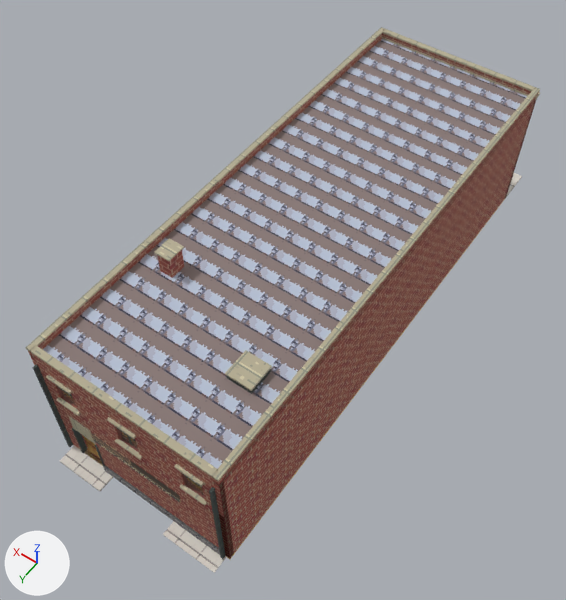
One commit to the glTF model prototypes/five-and-dime/marlow-1925-mid.glb: the scene before it, then after it.
Camera for both pictures: a 50 mm camera at (-14.2, 36.8, 34.8) aimed at (0.4, 16.4, 2.7). The axes (+X, +Y, +Z) are drawn at lower left. The lights are the same throughout. The picture after the commit comes second. Objects named as collision shapes, trigger or cutter boxes, shadow casters or lower levels of detail are left out. Where no turn or scale is listed for an object, it has been applied to the vertices. Vertices at exactly the same position are counted once.

The older version as bpy lines, for what is in view:
```python
mat_roof_built_up = principled_material('roof_built_up')
mat_roof_built_up.texture = img_tar
mat_roof_built_up.roughness = 0.96
me_brick_roof_parapet = bpy.data.meshes.new('Brick roof parapet')
me_brick_roof_parapet.from_pydata(...)  # 96 vertices, 156 faces; spans x -5.0..5.0, y -0.2..28.0, z 7.4..9.0
me_brick_roof_parapet.materials.append(mat_wall_brick)  # picture img_brick
me_continuous_roof_deck = bpy.data.meshes.new('Continuous roof deck')
me_continuous_roof_deck.from_pydata(...)  # a box spanning x -4.9..4.9, y 0.1..27.9, z 7.6..7.8
me_continuous_roof_deck.materials.append(mat_roof_built_up)  # picture img_tar
me_rear_roof_scuttle = bpy.data.meshes.new('Rear roof scuttle')
me_rear_roof_scuttle.from_pydata(...)  # a box spanning x -3.64..-2.37, y 22.89..24.18, z 7.75..8.05
me_rear_roof_scuttle.materials.append(mat_detail_frames)  # picture img_iron
ob_roof_and_parapet__00 = bpy.data.objects.new('roof_and_parapet__00', me_brick_roof_parapet)
ob_roof_and_parapet__00.location = (0.0, 0.0, 0.0)
ob_roof_and_parapet__02 = bpy.data.objects.new('roof_and_parapet__02', me_continuous_roof_deck)
ob_roof_and_parapet__02.location = (0.0, 0.0, 0.0)
ob_roof_and_parapet__03 = bpy.data.objects.new('roof_and_parapet__03', me_rear_roof_scuttle)
ob_roof_and_parapet__03.location = (0.0, 0.0, 0.0)
# also in view: 'building_shell__04' at (0.0, 14.0, 3.9); 'roof_and_parapet__01' at (0.0, 13.9, 8.3); 'building_shell__02' at (0.0, 14.0, 3.8); 'building_shell__00' at (0.0, 14.2, 3.6); 'Rear receiving pad' at (3.3, 28.4, 0.1)
```
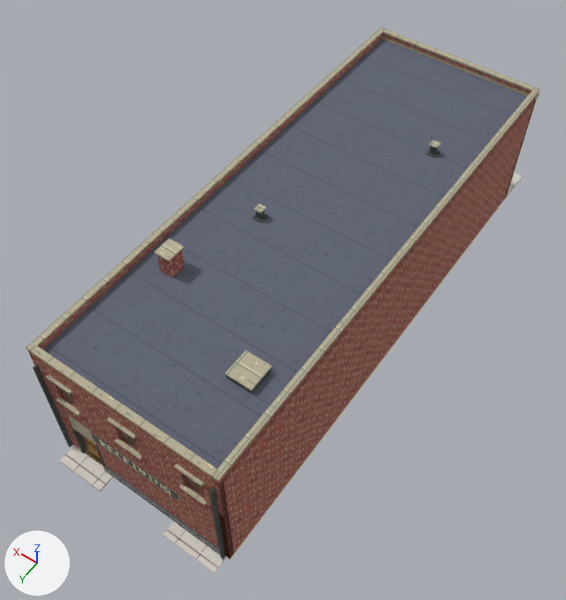
Changed parts and their boxes (x1, y1, x2, y2) in the pictures (566 x 600 px):
```json
{"object": "roof_and_parapet__02", "change": "surface changed", "before": [43, 39, 527, 469], "after": [43, 39, 527, 469], "on screen": "darker"}
{"object": "roof_and_parapet__03", "change": "reshaped", "before": [226, 369, 271, 394], "after": [226, 146, 441, 394]}
{"part": 2, "of": "me_rear_roof_scuttle", "change": "added", "after": [426, 149, 441, 158]}
{"part": 3, "of": "me_rear_roof_scuttle", "change": "added", "after": [430, 146, 438, 155]}
{"part": 4, "of": "me_rear_roof_scuttle", "change": "added", "after": [252, 214, 268, 223]}
{"part": 5, "of": "me_rear_roof_scuttle", "change": "added", "after": [256, 211, 264, 219]}
```

Scene script edits in JSON lines:
```json
{"op": "add", "block": "img_membrane", "code": ["img_membrane = load_image('membrane', '_unpacked/membrane', 128, 128, 'sRGB')"]}
{"op": "set", "path": "mat_roof_built_up.texture", "old": "img_tar", "new": "img_membrane"}
{"block": "me_continuous_roof_deck", "where": "me_continuous_roof_deck.from_pydata(...)  # 8 vertices, 12 faces; spans x -4.9..4.9, y 0.1..27.9, z 7.6..7.8"}
{"block": "me_continuous_roof_deck", "where": "# used by ob_roof_and_parapet__02; location = (0.0, 0.0, 0.0)"}
{"block": "me_continuous_roof_deck", "change": "me_continuous_roof_deck part 1: texture (UV) coordinates of 12 of 12 faces, centred in x -4.9..4.9, y 0.1..27.9, z 7.6..7.8, changed; they spanned u -22.5..22.5, v 0.06..22.5 and now span u -5.63..5.63, v 0.02..5.63"}
{"block": "me_rear_roof_scuttle", "where": "# used by ob_roof_and_parapet__03; location = (0.0, 0.0, 0.0)"}
{"op": "remove", "block": "me_rear_roof_scuttle", "code": "me_rear_roof_scuttle.from_pydata(...)  # 8 vertices, 12 faces; spans x -3.64..-2.37, y 22.89..24.18, z 7.75..8.05"}
{"op": "add", "block": "me_rear_roof_scuttle", "code": "me_rear_roof_scuttle.from_pydata(...)  # 40 vertices, 60 faces; spans x -3.64..2.16, y 7.11..24.18, z 7.75..8.32"}
{"block": "me_rear_roof_scuttle", "change": "me_rear_roof_scuttle part 2: a new loose piece, a box spanning x -2.88..-2.32, y 7.11..7.65, z 7.75..7.815, in mat_detail_frames (picture img_iron)"}
{"block": "me_rear_roof_scuttle", "change": "me_rear_roof_scuttle part 3: a new loose piece, a box spanning x -2.74..-2.46, y 7.24..7.52, z 7.815..8.32, in mat_detail_frames (picture img_iron)"}
{"block": "me_rear_roof_scuttle", "change": "me_rear_roof_scuttle part 4: a new loose piece, a box spanning x 1.6..2.16, y 15.89..16.43, z 7.75..7.815, in mat_detail_frames (picture img_iron)"}
{"block": "me_rear_roof_scuttle", "change": "me_rear_roof_scuttle part 5: a new loose piece, a box spanning x 1.74..2.02, y 16.02..16.3, z 7.815..8.32, in mat_detail_frames (picture img_iron)"}
```
